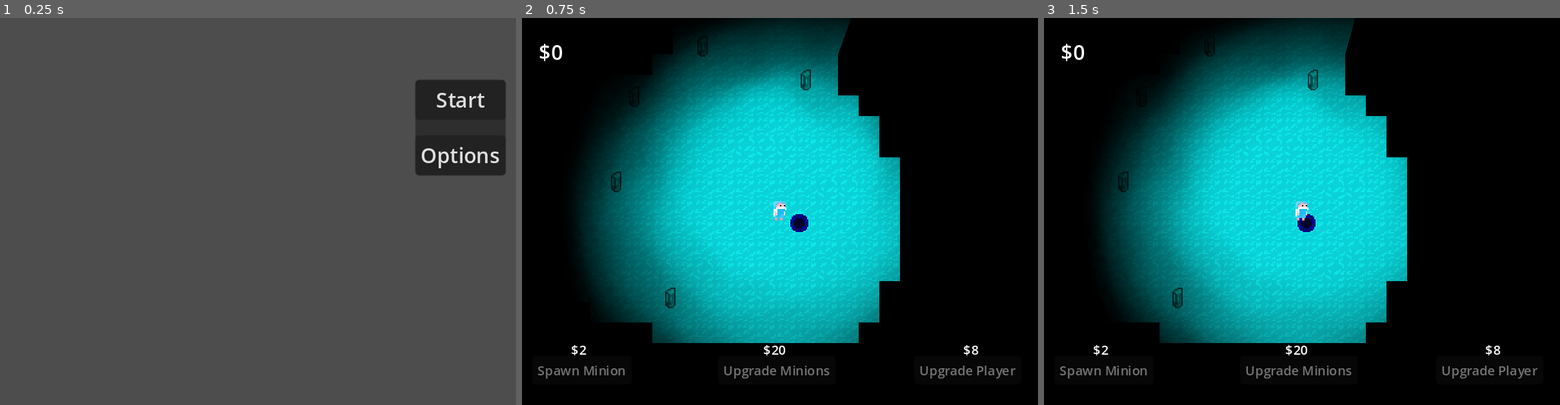
Above: before the commit, frames 1-3 (left to right).
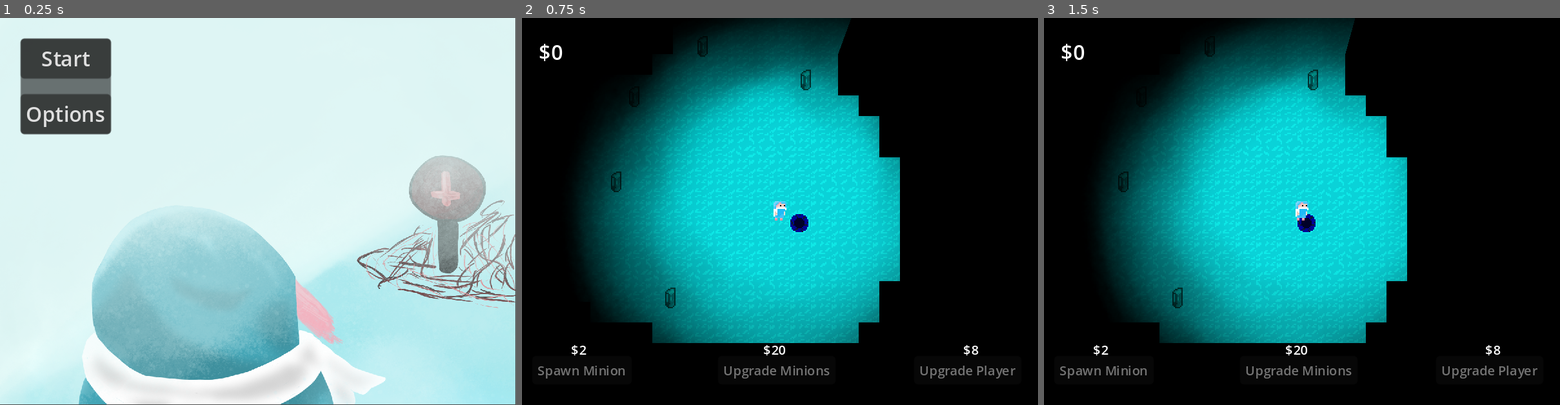
Above: after the commit, the same moments.

Repository: ConnorChow/LudumDare2024
Game: Godot game, scene res://Scenes/MainMenu.tscn
The game is run twice, just before and just after one commit, with the same random seed, the same clock (stepped at 60 frames per second) and the same inputs. This scene is started directly instead of the project's main scene.
Inputs (mouse positions are in pixels of both pictures, inside the frame that each line leads up to):
- Up to frame 1 (0.25 s): no input
- Up to frame 2 (0.75 s): click "Start" at 0.5 s
- Up to frame 3 (1.5 s): tap Enter at 1.25 s; move the mouse to (1415, 192) at 1.27 s; hold Right (right) from 1.28 s (still down); tap 1 (1) at 1.35 s

The runs differ from the first frame. In frame 1, 96% of the frame differs, in the area x 0-100%, y 0-100%; in frame 2, nothing differs; in frame 3, nothing differs.

Commit message:
splash nad menu done?

Diff:
--- a/Scenes/MainMenu.tscn
+++ b/Scenes/MainMenu.tscn
@@ -1,8 +1,9 @@
-[gd_scene load_steps=5 format=3 uid="uid://da2vmxnc558aj"]
+[gd_scene load_steps=6 format=3 uid="uid://da2vmxnc558aj"]
 
 [ext_resource type="Script" path="res://Scenes/MainMenu.gd" id="1_w2gt0"]
 [ext_resource type="AudioStream" uid="uid://c15hbed8im77g" path="res://Assets/Music/melancholy-in-winter-182627.mp3" id="2_ywlv4"]
 [ext_resource type="AudioStream" uid="uid://ud6lpaleb0xf" path="res://Assets/Music/smooth-cold-wind-looped-135538.mp3" id="3_2mh2s"]
+[ext_resource type="Texture2D" uid="uid://dfc2lwj2uixw0" path="res://Assets/LudumDare SPlash.png" id="4_nvp6g"]
 
 [sub_resource type="Curve2D" id="Curve2D_f8888"]
 _data = {
@@ -13,19 +14,28 @@
 [node name="MainMenu" type="Node"]
 script = ExtResource("1_w2gt0")
 
+[node name="Sprite2D" type="Sprite2D" parent="."]
+scale = Vector2(0.333, 0.333)
+texture = ExtResource("4_nvp6g")
+centered = false
+
 [node name="Control" type="Control" parent="."]
 layout_mode = 3
 anchors_preset = 15
 anchor_right = 1.0
 anchor_bottom = 1.0
+offset_left = -270.0
+offset_top = -32.0
+offset_right = -270.0
+offset_bottom = -32.0
 grow_horizontal = 2
 grow_vertical = 2
 
 [node name="PanelContainer" type="PanelContainer" parent="Control"]
 layout_mode = 2
-offset_left = 322.0
+offset_left = 286.0
 offset_top = 48.0
-offset_right = 392.0
+offset_right = 356.0
 offset_bottom = 122.0
 
 [node name="VBoxContainer" type="VBoxContainer" parent="Control/PanelContainer"]
@@ -46,10 +56,10 @@
 [node name="PanelContainer2" type="PanelContainer" parent="Control"]
 visible = false
 layout_mode = 2
-offset_left = 272.0
-offset_top = 128.0
-offset_right = 392.0
-offset_bottom = 242.0
+offset_left = 366.0
+offset_top = 48.0
+offset_right = 486.0
+offset_bottom = 162.0
 
 [node name="VBoxContainer" type="VBoxContainer" parent="Control/PanelContainer2"]
 layout_mode = 2
Binary file added: Assets/LudumDare SPlash.png
Not shown, added: Assets/LudumDare SPlash.png.import
